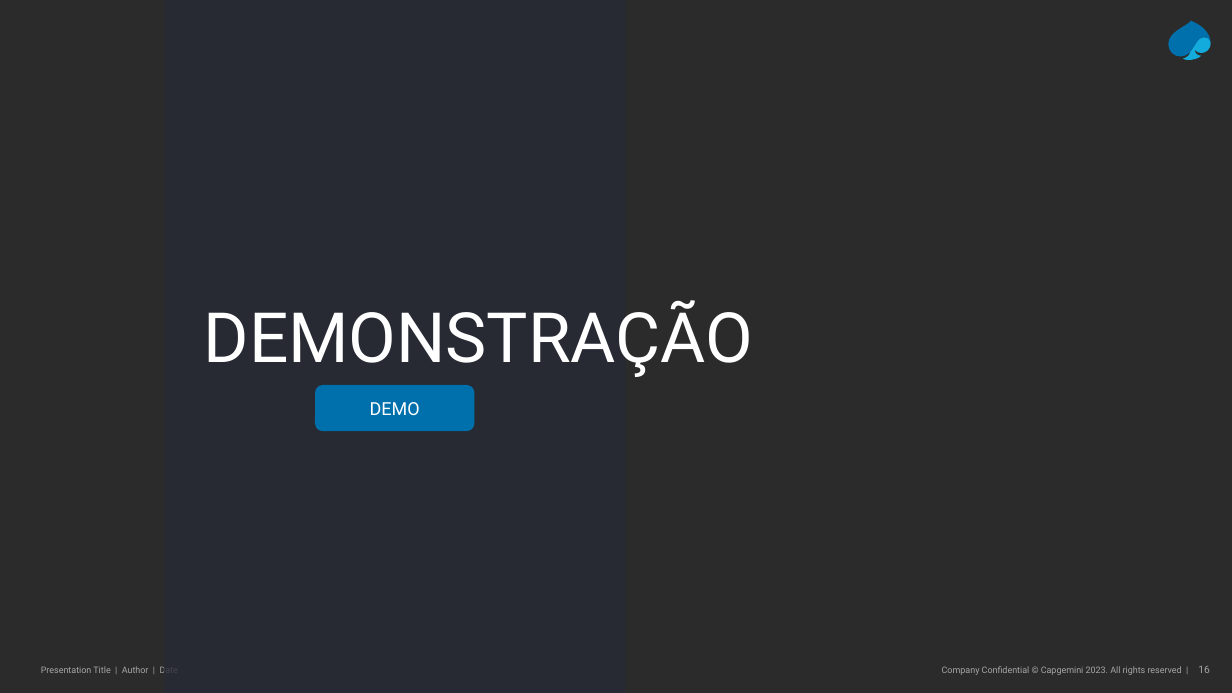
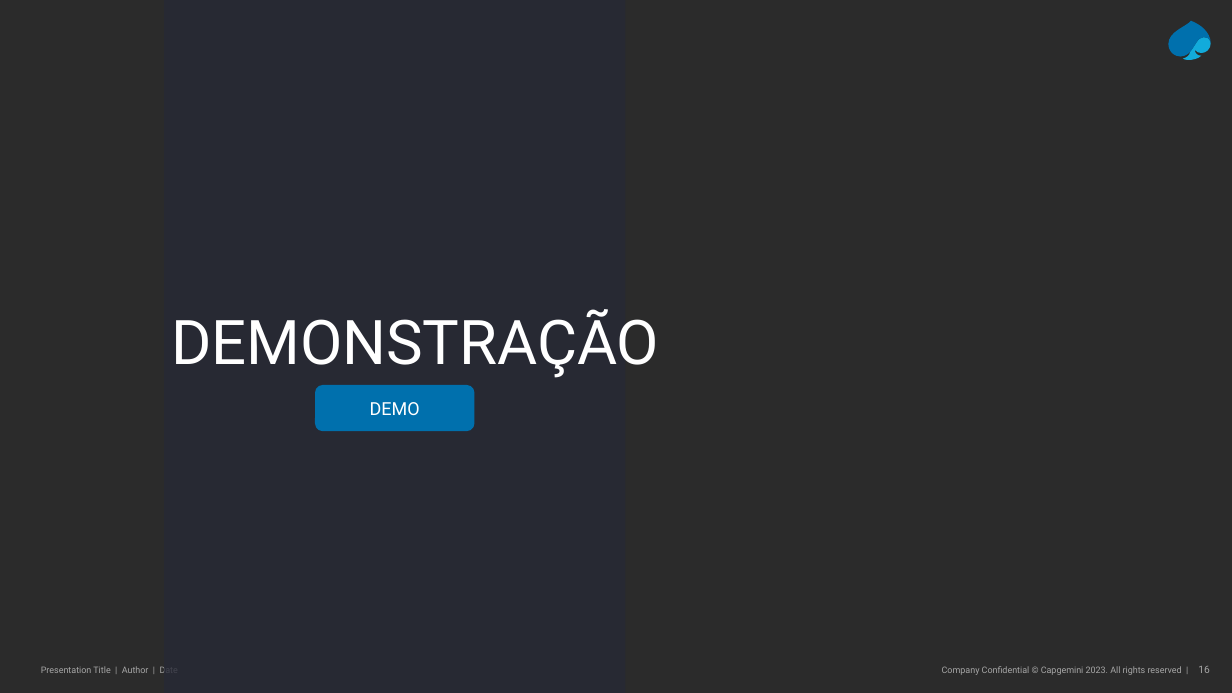
Before and after one commit to Pedro-MPC/1stproject, a slide deck: slide 16 of Apresentação e-commerce.pptx. Drawn at 1232x693 pixels with LibreOffice and Linux fonts; fonts in the diff are those of the drawing; background and template pictures are left out; a plain dark background stands for a picture behind light text. Boxes give left, top, right and bottom in pixels: in the first picture for what was removed or moved away, otherwise in the second. Text is boxed around its words. In the diff, an @@ line names an element or a change of style, - is before the commit and + after.

```diff
--- a/Apresentação e-commerce.pptx
+++ b/Apresentação e-commerce.pptx
@@ title "DEMONSTRAÇÃO" moved from (x1=204, y1=300, x2=753, y2=377) to (x1=171, y1=309, x2=659, y2=378) @@
@@ title "DEMONSTRAÇÃO" at (x1=171, y1=309, x2=659, y2=378): size 54 to 48 pt @@
```
Also in this commit, not shown: 6 other slides changed, 1 slide added, 15 slides removed.
